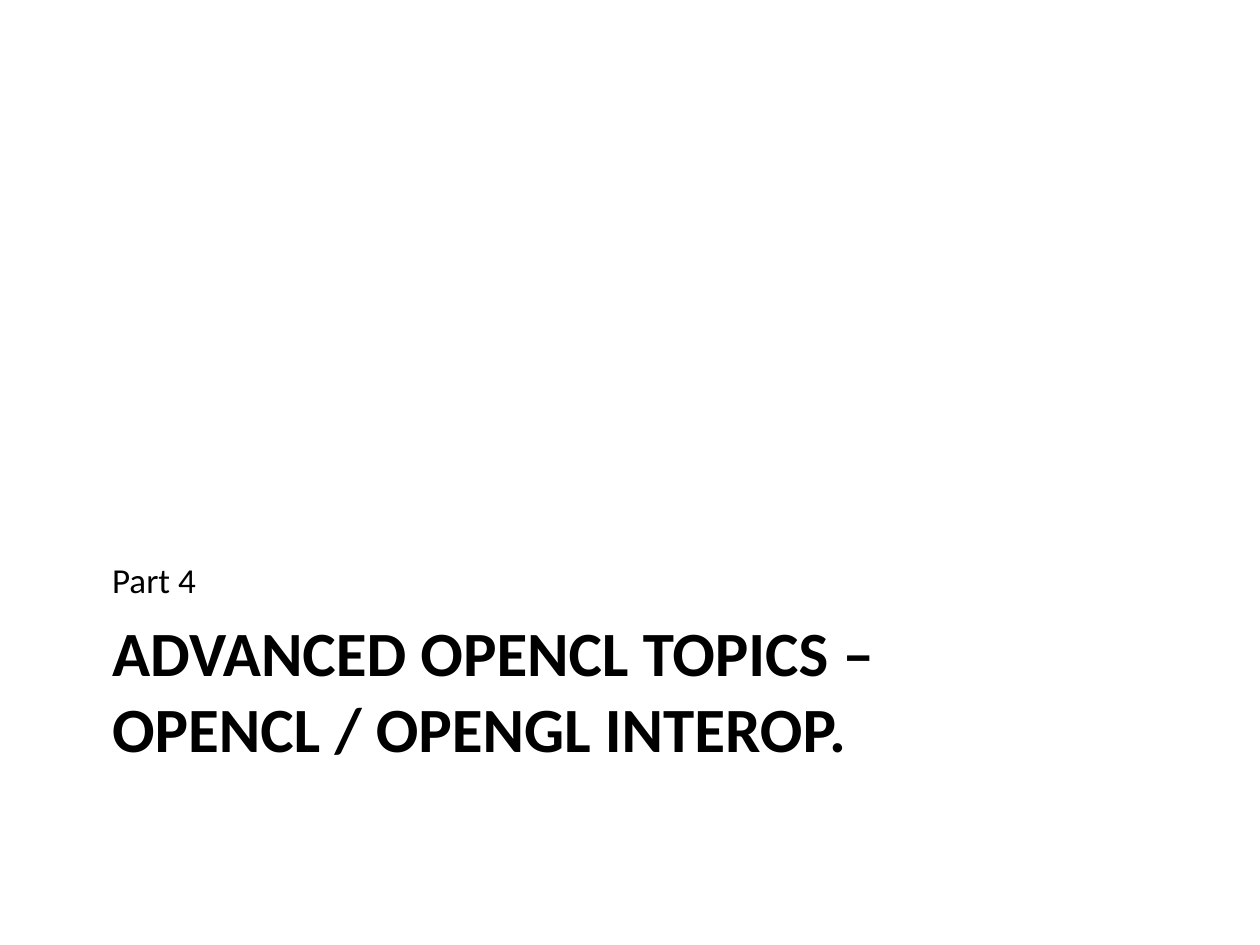
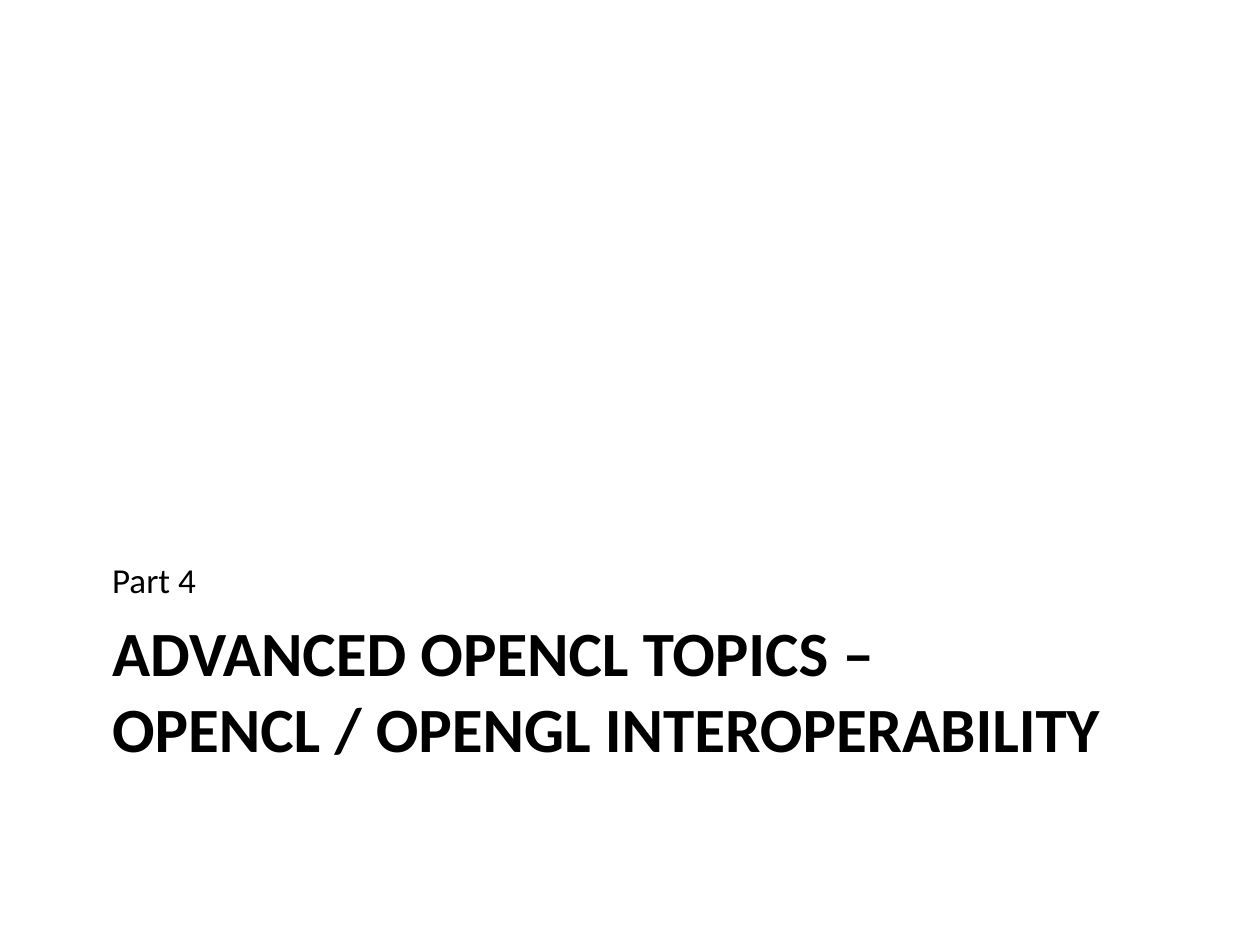
Before and after one commit to UoB-HPC/opencl-training-code, a slide deck: slide 1 of slides/advanced_part4.pptx. Drawn at 1260x945 pixels with LibreOffice and Linux fonts; fonts in the diff are those of the drawing. Boxes give left, top, right and bottom in pixels: in the first picture for what was removed or moved away, otherwise in the second. Text is boxed around its words. In the diff, an @@ line names an element or a change of style, - is before the commit and + after.

```diff
--- a/slides/advanced_part4.pptx
+++ b/slides/advanced_part4.pptx
@@ title at (112, 634, 1099, 753): text changed @@
-ADVANCED OPENCL TOPICS –
-OPENCL / OPENGL INTEROP.
+ADVANCED OPENCL TOPICS –
+OPENCL / OPENGL INTEROPERABILITY
```
Also in this commit, not shown: 3 other slides changed, 1 other file.
